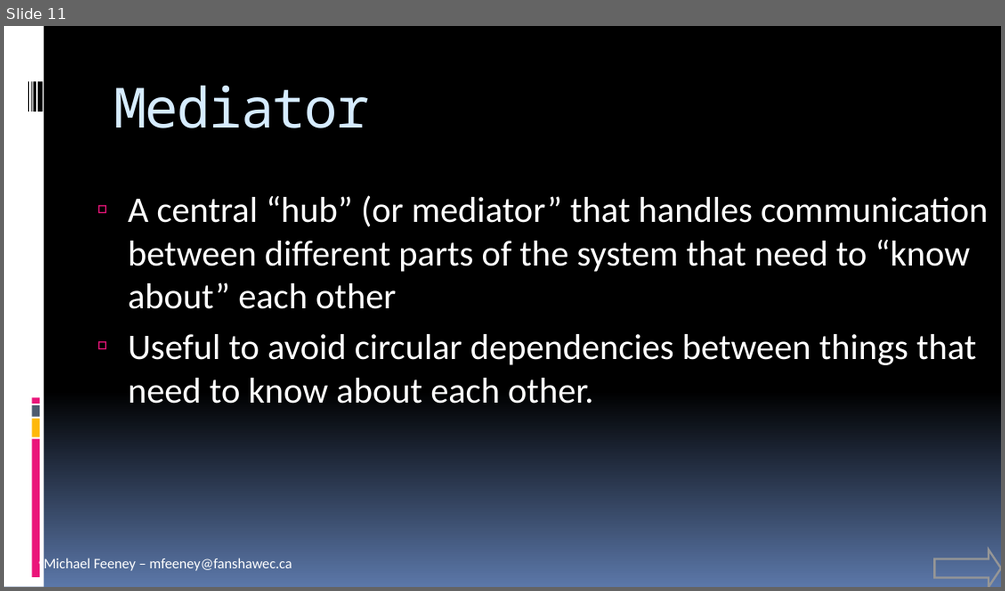
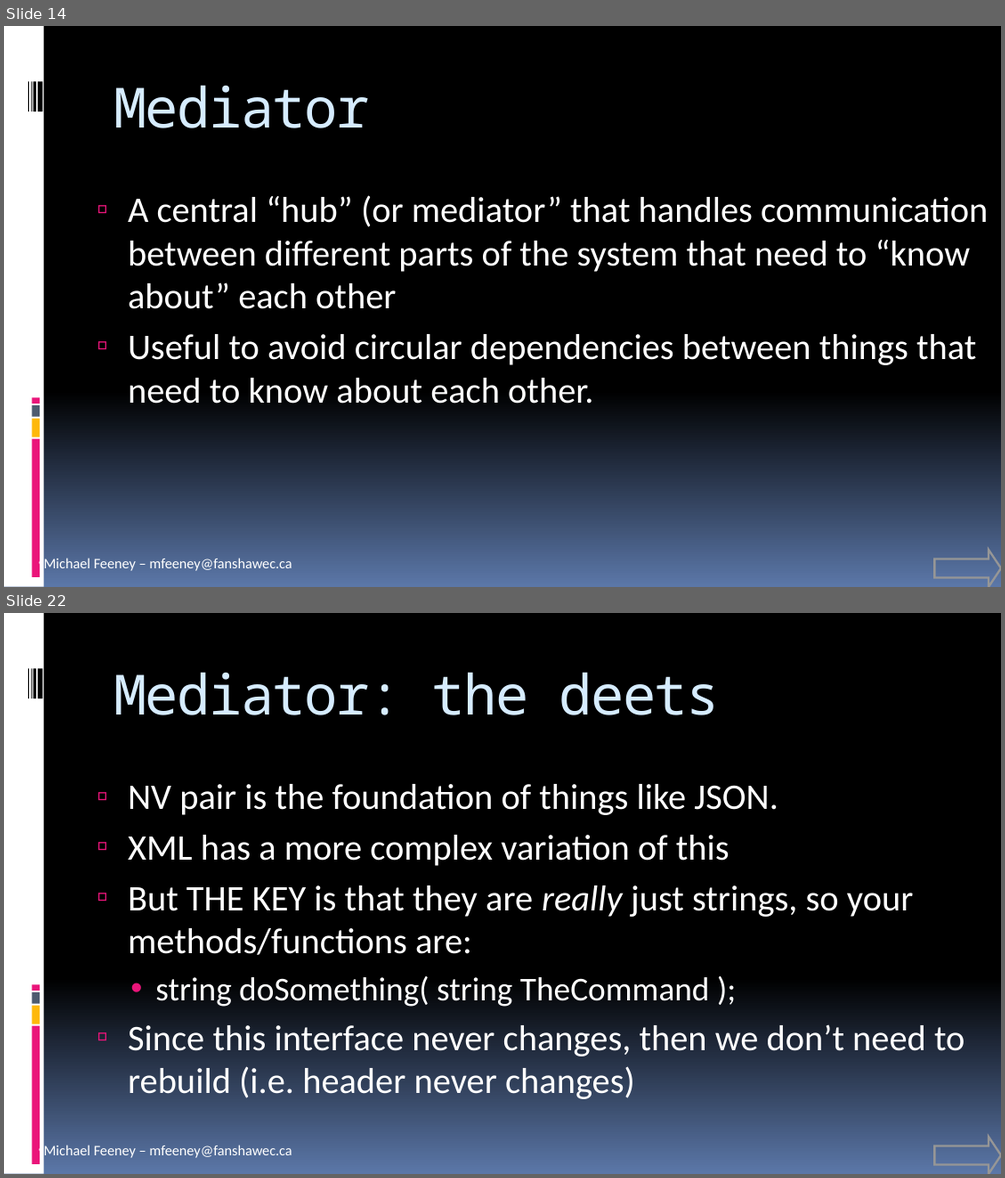
Before and after one commit to FeeneyCodes/GDP202425, a slide deck: 6044_FramPat/D2D/INFO_6044_Patterns (live document).pptx. Shown one above the other, each under a label of ours: slide 11 before the commit, slides 14 and 22 after it; the slides between them are not shown. The pictures are 1005x591 and 1005x1178 pixels, drawn with LibreOffice and Linux fonts; fonts in the diff are those of the drawing. Boxes give left, top, right and bottom in pixels: in the first picture for what was removed or moved away, otherwise in the second. Text is boxed around its words. In the diff, an @@ line names an element or a change of style, - is before the commit and + after.

```diff
--- a/6044_FramPat/D2D/INFO_6044_Patterns (live document).pptx
+++ b/6044_FramPat/D2D/INFO_6044_Patterns (live document).pptx
@@ slide 22 added at (x1=4, y1=613, x2=1001, y2=1174), background gradient #000000 to #5B77A8; not listed: 10 template elements that a slide beside it also shows @@
@@ title added at (x1=113, y1=672, x2=720, y2=715), 40 pt, text #D6ECFF @@
+Mediator: the deets
@@ text added at (x1=128, y1=784, x2=964, y2=1099), 26 pt, text #FFFFFF @@
+  ▫ NV pair is the foundation of things like JSON.
+  ▫ XML has a more complex variation of this
+  ▫ But THE KEY is that they are really just strings, so your methods/functions are:
+    • string doSomething( string TheCommand );
+  ▫ Since this interface never changes, then we don’t need to rebuild (i.e. header never changes)
@@ right arrow added at (x1=934, y1=1136, x2=1001, y2=1174), outline #969696 1.5 pt @@
@@ what was slide 11 is now slide 14 @@
```
Also in this commit, not shown: 1 slide changed, 13 other slides added, 32 other files.
